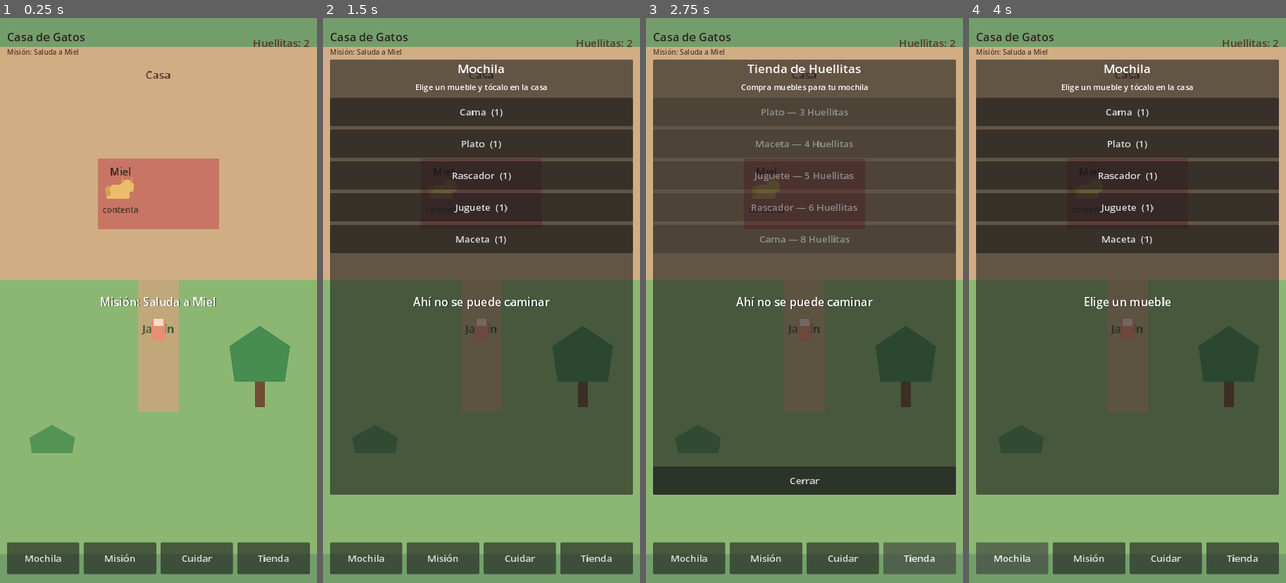
Above: before the commit, frames 1-4 (left to right).
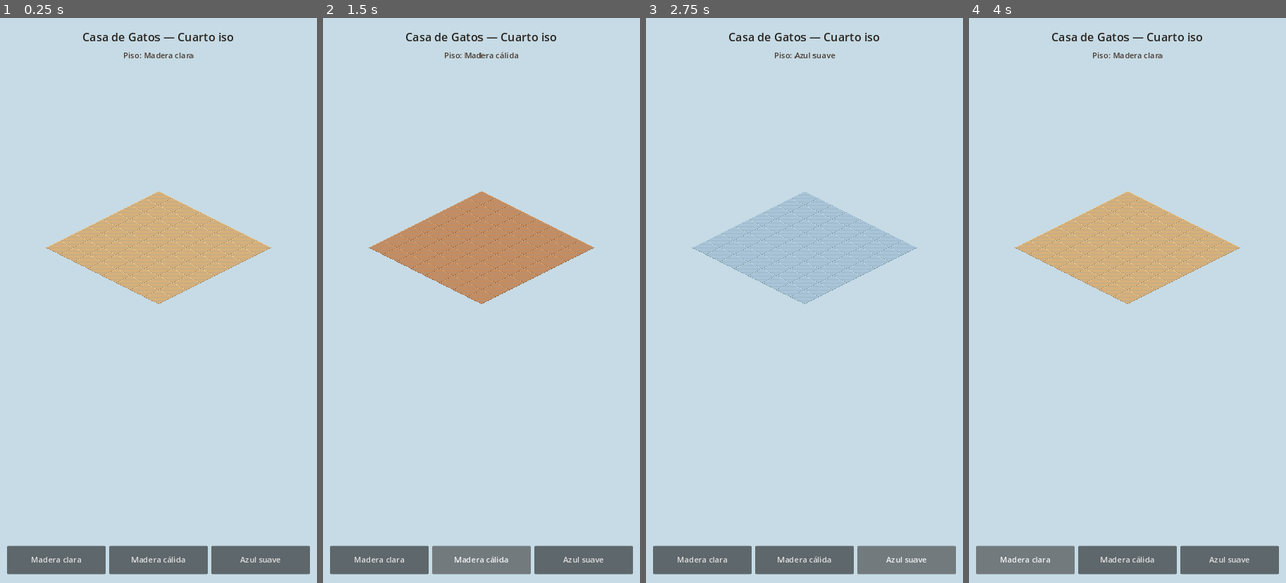
Above: after the commit, the same moments.

Repository: fabianmelo23/Juego-hija
Game: Godot game, scene res://scenes/iso/iso_room.tscn
The game is run twice, just before and just after one commit, with the same random seed, the same clock (stepped at 60 frames per second) and the same inputs. Before the commit the project starts from res://scenes/world/world.tscn.
Inputs (mouse positions are in pixels of both pictures, inside the frame that each line leads up to):
- Up to frame 1 (0.25 s): no input
- Up to frame 2 (1.5 s): click (380, 560) at 0.5 s, where only the run after the commit has a clickable "Madera clara"; click (481, 560) at 1.25 s, where only the run after the commit has a clickable "Madera cálida"
- Up to frame 3 (2.75 s): click (905, 560) at 2 s, where only the run after the commit has a clickable "Azul suave"
- Up to frame 4 (4 s): click (1127, 481) at 2.75 s, where only the run before the commit has a clickable "Cerrar"; click (1013, 560) at 3.5 s, where only the run before the commit has a clickable "Mochila"

The runs differ from the first frame. In frame 1, 95% of the frame differs, in the area x 0-100%, y 0-100%; in frame 2, 100%; in frame 3, 100%; in frame 4, 100%.

Commit message:
Pivot to isometric room design and ship floor item 01
Add executive isometric catalog, 8x8 floor grid with three variants,
and make the iso room the main scene for phone iteration.

Co-authored-by: fabianmelo23 <fabianmelo23@users.noreply.github.com>

Diff:
--- a/project.godot
+++ b/project.godot
@@ -7,7 +7,7 @@
 
 config/name="Casa de Gatos"
 config/description="Juego 2D de cuidado de gatos para Android. Prototipo con placeholders."
-run/main_scene="res://scenes/world/world.tscn"
+run/main_scene="res://scenes/iso/iso_room.tscn"
 config/features=PackedStringArray("4.3", "Mobile")
 config/icon="res://icon.svg"
 
--- /dev/null
+++ b/scenes/iso/iso_room.tscn
@@ -0,0 +1,57 @@
+[gd_scene load_steps=2 format=3 uid="uid://bqisoroom001"]
+
+[ext_resource type="Script" path="res://scripts/iso/iso_room.gd" id="1_room"]
+
+[node name="IsoRoom" type="Node2D"]
+script = ExtResource("1_room")
+
+[node name="Background" type="Polygon2D" parent="."]
+z_index = -10
+color = Color(0.78, 0.86, 0.9, 1)
+polygon = PackedVector2Array(-200, -200, 920, -200, 920, 1500, -200, 1500)
+
+[node name="RoomRoot" type="Node2D" parent="."]
+
+[node name="FloorLayer" type="Node2D" parent="RoomRoot"]
+
+[node name="IsoHUD" type="CanvasLayer" parent="."]
+
+[node name="Safe" type="MarginContainer" parent="IsoHUD"]
+anchors_preset = 15
+anchor_right = 1.0
+anchor_bottom = 1.0
+grow_horizontal = 2
+grow_vertical = 2
+mouse_filter = 2
+theme_override_constants/margin_left = 16
+theme_override_constants/margin_top = 24
+theme_override_constants/margin_right = 16
+theme_override_constants/margin_bottom = 20
+
+[node name="VBox" type="VBoxContainer" parent="IsoHUD/Safe"]
+layout_mode = 2
+theme_override_constants/separation = 10
+
+[node name="Title" type="Label" parent="IsoHUD/Safe/VBox"]
+layout_mode = 2
+theme_override_colors/font_color = Color(0.16, 0.14, 0.12, 1)
+theme_override_font_sizes/font_size = 26
+text = "Casa de Gatos — Cuarto iso"
+horizontal_alignment = 1
+
+[node name="Hint" type="Label" parent="IsoHUD/Safe/VBox"]
+layout_mode = 2
+theme_override_colors/font_color = Color(0.28, 0.22, 0.18, 1)
+theme_override_font_sizes/font_size = 18
+text = "Ítem 01: Piso base"
+horizontal_alignment = 1
+
+[node name="Spacer" type="Control" parent="IsoHUD/Safe/VBox"]
+layout_mode = 2
+size_flags_vertical = 3
+mouse_filter = 2
+
+[node name="VariantBar" type="HBoxContainer" parent="IsoHUD/Safe/VBox"]
+layout_mode = 2
+size_flags_vertical = 8
+theme_override_constants/separation = 8
--- /dev/null
+++ b/scripts/iso/iso_math.gd
@@ -0,0 +1,21 @@
+class_name IsoMath
+extends RefCounted
+## Matemáticas isométricas 2:1 (tile 64×32).
+
+const TILE_W: int = 64
+const TILE_H: int = 32
+
+
+static func grid_to_screen(grid: Vector2i) -> Vector2:
+	return Vector2(
+		(grid.x - grid.y) * (TILE_W / 2),
+		(grid.x + grid.y) * (TILE_H / 2)
+	)
+
+
+static func screen_to_grid(screen: Vector2) -> Vector2i:
+	var a := screen.x / float(TILE_W / 2)
+	var b := screen.y / float(TILE_H / 2)
+	var x := int(floor((a + b) / 2.0))
+	var y := int(floor((b - a) / 2.0))
+	return Vector2i(x, y)
--- /dev/null
+++ b/scripts/iso/iso_room.gd
@@ -0,0 +1,101 @@
+extends Node2D
+## Ítem 01 — Shell de habitación: piso isométrico 8×8 con variantes.
+
+signal floor_changed(variant_id: String)
+
+const ROOM_SIZE := Vector2i(8, 8)
+
+@onready var room_root: Node2D = $RoomRoot
+@onready var floor_layer: Node2D = $RoomRoot/FloorLayer
+@onready var hud: CanvasLayer = $IsoHUD
+@onready var title_label: Label = $IsoHUD/Safe/VBox/Title
+@onready var hint_label: Label = $IsoHUD/Safe/VBox/Hint
+@onready var variant_bar: HBoxContainer = $IsoHUD/Safe/VBox/VariantBar
+
+var _floor_textures: Dictionary = {}
+var _tiles: Dictionary = {} # "x,y" -> Sprite2D
+var _current_variant: String = "floor_wood_light"
+
+var _variants := [
+	{"id": "floor_wood_light", "name": "Madera clara"},
+	{"id": "floor_wood_warm", "name": "Madera cálida"},
+	{"id": "floor_pastel_blue", "name": "Azul suave"},
+]
+
+
+func _ready() -> void:
+	_load_textures()
+	_center_room()
+	_build_floor()
+	_build_variant_buttons()
+	title_label.text = "Casa de Gatos — Cuarto iso"
+	hint_label.text = "Ítem 01: Piso base · toca una variante"
+	set_floor_variant(_current_variant)
+
+
+func _load_textures() -> void:
+	for v in _variants:
+		var path := "res://assets/art/iso/floors/%s.png" % str(v["id"])
+		_floor_textures[str(v["id"])] = load(path)
+
+
+func _center_room() -> void:
+	# Centra el diamante 8×8 en el viewport 720×1280.
+	var mid := Vector2i(ROOM_SIZE.x / 2, ROOM_SIZE.y / 2)
+	var mid_screen := IsoMath.grid_to_screen(mid)
+	room_root.position = Vector2(360, 520) - mid_screen
+
+
+func _build_floor() -> void:
+	for child in floor_layer.get_children():
+		child.queue_free()
+	_tiles.clear()
+	for y in ROOM_SIZE.y:
+		for x in ROOM_SIZE.x:
+			var sprite := Sprite2D.new()
+			sprite.centered = false
+			sprite.texture_filter = CanvasItem.TEXTURE_FILTER_NEAREST
+			sprite.position = IsoMath.grid_to_screen(Vector2i(x, y))
+			# Offset para que el diamante quede anclado al top del tile.
+			sprite.position -= Vector2(IsoMath.TILE_W / 2, 0)
+			sprite.z_index = x + y
+			floor_layer.add_child(sprite)
+			_tiles["%d,%d" % [x, y]] = sprite
+
+
+func _build_variant_buttons() -> void:
+	for child in variant_bar.get_children():
+		child.queue_free()
+	for v in _variants:
+		var button := Button.new()
+		button.focus_mode = Control.FOCUS_NONE
+		button.custom_minimum_size = Vector2(0, 64)
+		button.size_flags_horizontal = Control.SIZE_EXPAND_FILL
+		button.add_theme_font_size_override("font_size", 18)
+		button.text = str(v["name"])
+		var id := str(v["id"])
+		button.pressed.connect(func() -> void:
+			set_floor_variant(id)
+		)
+		variant_bar.add_child(button)
+
+
+func set_floor_variant(variant_id: String) -> void:
+	if not _floor_textures.has(variant_id):
+		return
+	_current_variant = variant_id
+	var tex: Texture2D = _floor_textures[variant_id]
+	for key in _tiles.keys():
+		var sprite: Sprite2D = _tiles[key]
+		sprite.texture = tex
+	var nice := variant_id
+	for v in _variants:
+		if str(v["id"]) == variant_id:
+			nice = str(v["name"])
+			break
+	hint_label.text = "Piso: %s" % nice
+	floor_changed.emit(variant_id)
+
+
+func get_current_floor_variant() -> String:
+	return _current_variant
--- /dev/null
+++ b/tools/test_iso_floor.gd
@@ -0,0 +1,27 @@
+extends SceneTree
+## Prueba headless del Ítem 01 (piso isométrico).
+
+
+func _init() -> void:
+	call_deferred("_run")
+
+
+func _run() -> void:
+	var scene: PackedScene = load("res://scenes/iso/iso_room.tscn")
+	var room: Node2D = scene.instantiate()
+	root.add_child(room)
+
+	room.set_floor_variant("floor_pastel_blue")
+	if room.get_current_floor_variant() != "floor_pastel_blue":
+		push_error("variant switch failed")
+		quit(1)
+		return
+
+	var screen: Vector2 = IsoMath.grid_to_screen(Vector2i(1, 0))
+	if int(screen.x) != 32 or int(screen.y) != 16:
+		push_error("iso math unexpected: %s" % str(screen))
+		quit(1)
+		return
+
+	print("ISO_FLOOR_TEST_OK variant=%s" % room.get_current_floor_variant())
+	quit(0)
Binary file added: assets/art/iso/floors/floor_pastel_blue.png
Not shown, added: assets/art/iso/floors/floor_pastel_blue.png.import
Binary file added: assets/art/iso/floors/floor_wood_light.png
Not shown, added: assets/art/iso/floors/floor_wood_light.png.import
Binary file added: assets/art/iso/floors/floor_wood_warm.png
Not shown, added: assets/art/iso/floors/floor_wood_warm.png.import
Not shown, changed: docs/GDD-v1.md
Not shown, added: docs/ISO-ROOM-DIRECTOR.md
